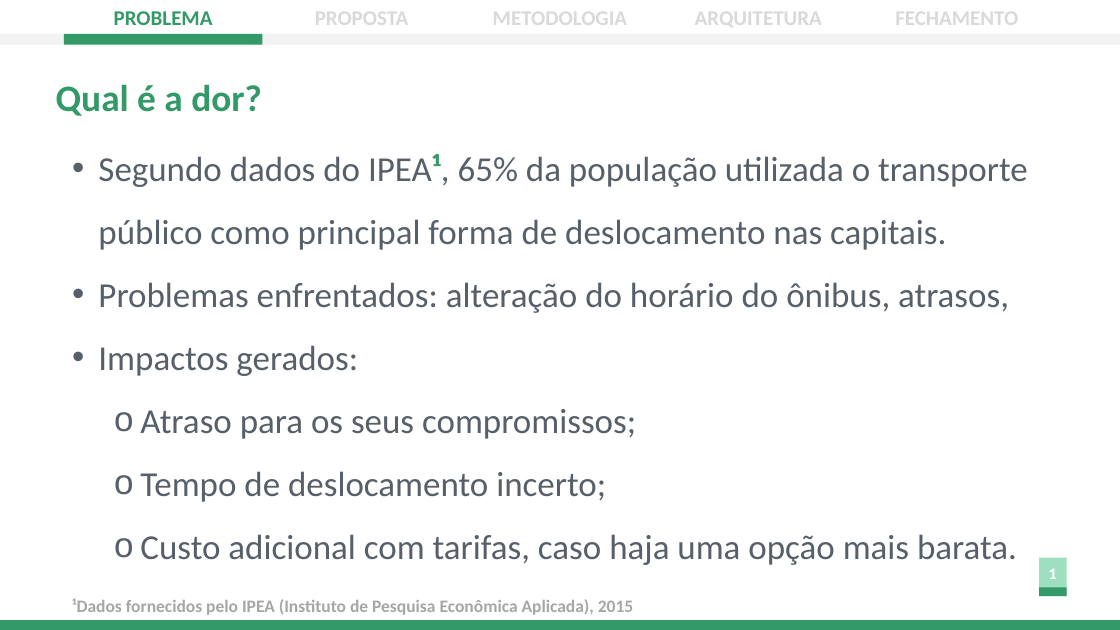
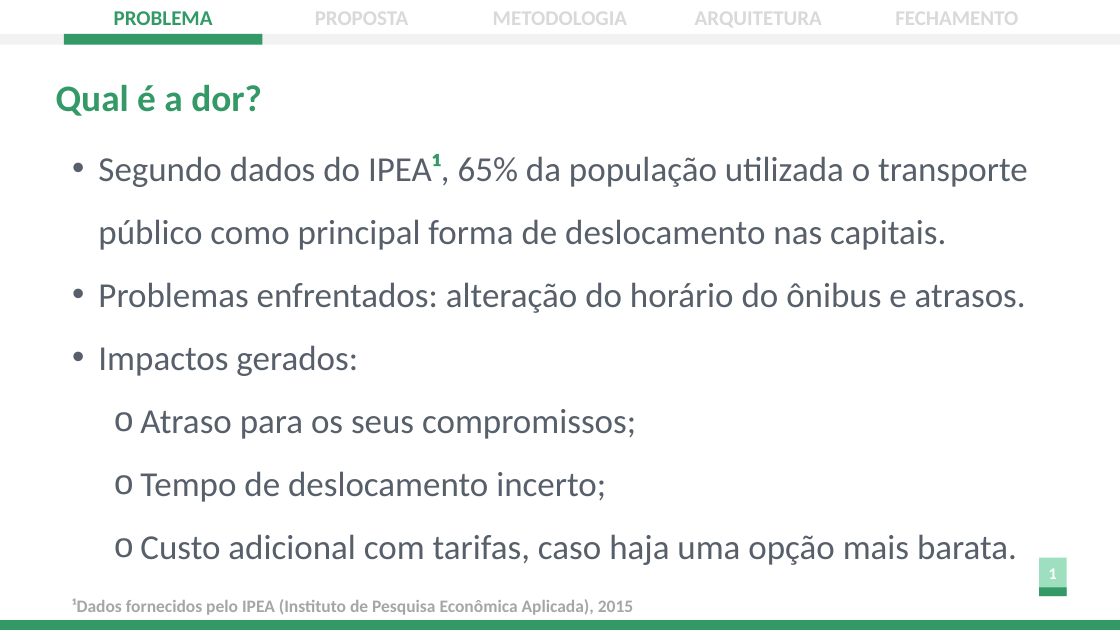
Before and after one commit to ICEI-PUC-Minas-PPLES-TI/plf-es-2022-2-ti1-7924100-mobilidade-urbana, a slide deck: slide 5 of docs/apresentacao/Apresentação - Sprint 4.pptx. Drawn at 1120x630 pixels with LibreOffice and Linux fonts; fonts in the diff are those of the drawing. Boxes give left, top, right and bottom in pixels: in the first picture for what was removed or moved away, otherwise in the second. Text is boxed around its words. In the diff, an @@ line names an element or a change of style, - is before the commit and + after.

```diff
--- a/docs/apresentacao/Apresentação - Sprint 4.pptx
+++ b/docs/apresentacao/Apresentação - Sprint 4.pptx
@@ text at box(98, 282, 1026, 313): text changed @@
-• Problemas enfrentados: alteração do horário do ônibus, atrasos,
+• Problemas enfrentados: alteração do horário do ônibus e atrasos.
```
Also in this commit, not shown: 4 other slides changed, 1 other file.
